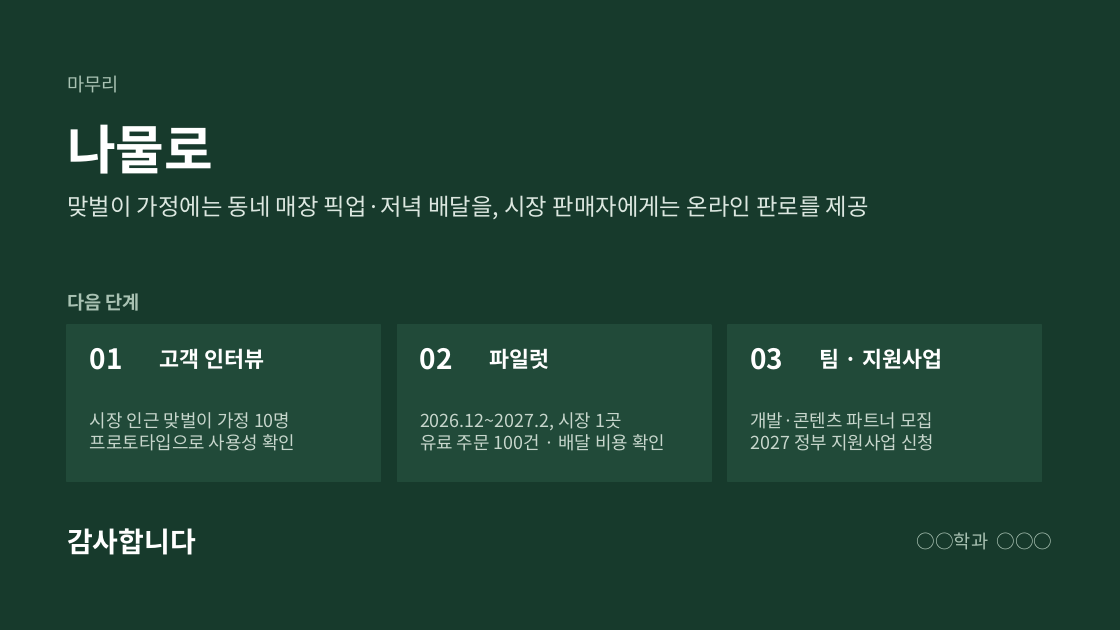
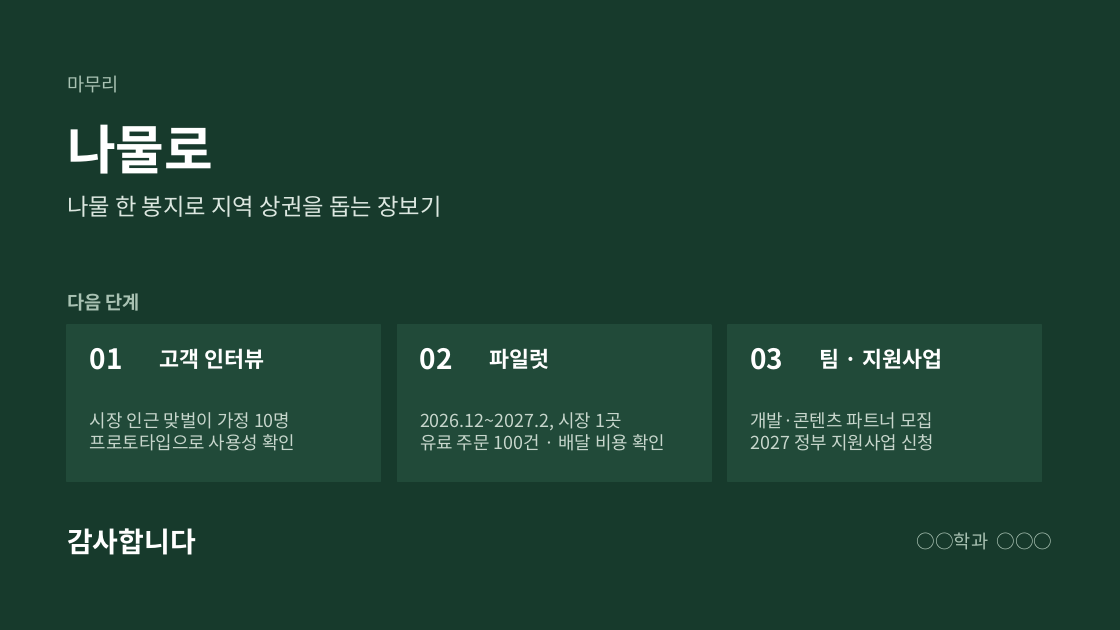
Before and after one commit to yonghoon7153-source/Yonghoon-DEM-DFT, a slide deck: slide 12 of namul-platform/02_발표자료_나물로.pptx. Drawn at 1120x630 pixels with LibreOffice and Linux fonts; fonts in the diff are those of the drawing. Boxes give left, top, right and bottom in pixels: in the first picture for what was removed or moved away, otherwise in the second. Text is boxed around its words. In the diff, an @@ line names an element or a change of style, - is before the commit and + after.

```diff
--- a/namul-platform/02_발표자료_나물로.pptx
+++ b/namul-platform/02_발표자료_나물로.pptx
@@ text at <box>67,195,441,217</box>: text changed @@
-맞벌이 가정에는 동네 매장 픽업·저녁 배달을, 시장 판매자에게는 온라인 판로를 제공
+나물 한 봉지로 지역 상권을 돕는 장보기
```
Also in this commit, not shown: 9 other slides changed, 23 other files.
